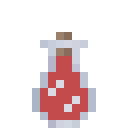
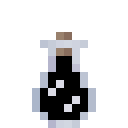
Two versions of the same layered image (128px x 128px). Layer-by-layer changes:
added layer "bottle_black" above "bottle_aqua" over left=40, top=56, right=88, bottom=120
added layer "bottle_aqua" above "bottle_crimson" over left=40, top=56, right=88, bottom=120
added layer "bottle_crimson" above "bottle_white" over left=40, top=56, right=88, bottom=120
renamed "bottle_purple" to "bottle_white", moved it above "bottle_darkgreen", painted on it over left=40, top=56, right=88, bottom=120
added layer "bottle_darkgreen" above "bottle_red" over left=40, top=56, right=88, bottom=120
